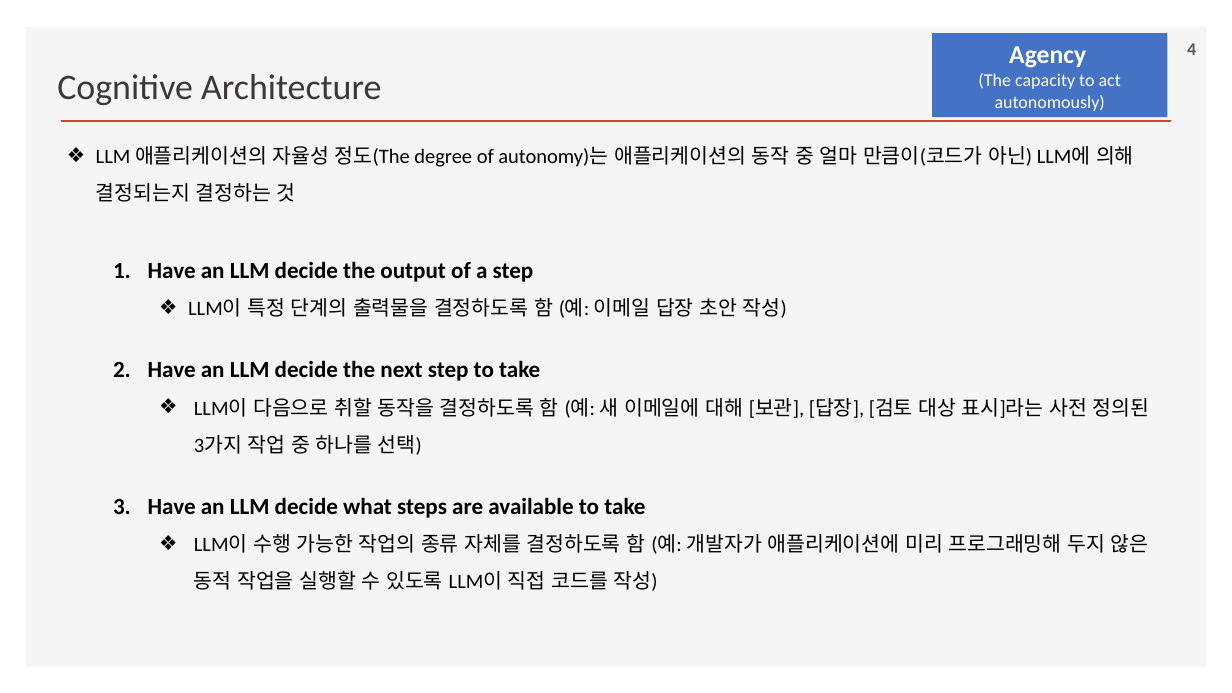
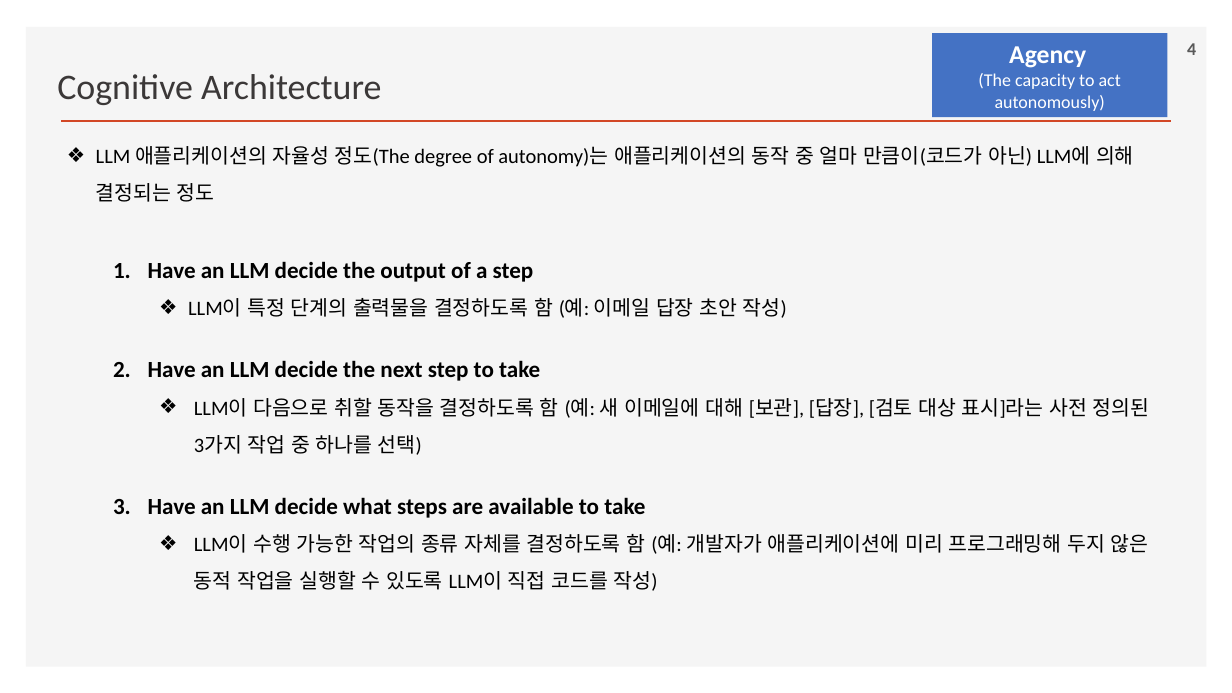
Before and after one commit to ancestor9/2026_Fall_Learning-Langchain-AI-Agent, a slide deck: slide 4 of ppts/CHAPTER 5 Cognitive Architectures with LangGraph.pptx. Drawn at 1232x693 pixels with LibreOffice and Linux fonts; fonts in the diff are those of the drawing; background and template pictures are left out. Boxes give left, top, right and bottom in pixels: in the first picture for what was removed or moved away, otherwise in the second. Text is boxed around its words. In the diff, an @@ line names an element or a change of style, - is before the commit and + after.

```diff
--- a/ppts/CHAPTER 5 Cognitive Architectures with LangGraph.pptx
+++ b/ppts/CHAPTER 5 Cognitive Architectures with LangGraph.pptx
@@ text at [96,146,1134,202]: text changed @@
-❖ LLM 애플리케이션의 자율성 정도(The degree of autonomy)는 애플리케이션의 동작 중 얼마 만큼이(코드가 아닌) LLM에 의해 결정되는지 결정하는 것
+❖ LLM 애플리케이션의 자율성 정도(The degree of autonomy)는 애플리케이션의 동작 중 얼마 만큼이(코드가 아닌) LLM에 의해 결정되는 정도
```
Also in this commit, not shown: 5 other slides changed, 1 slide added, 1 slide removed.
